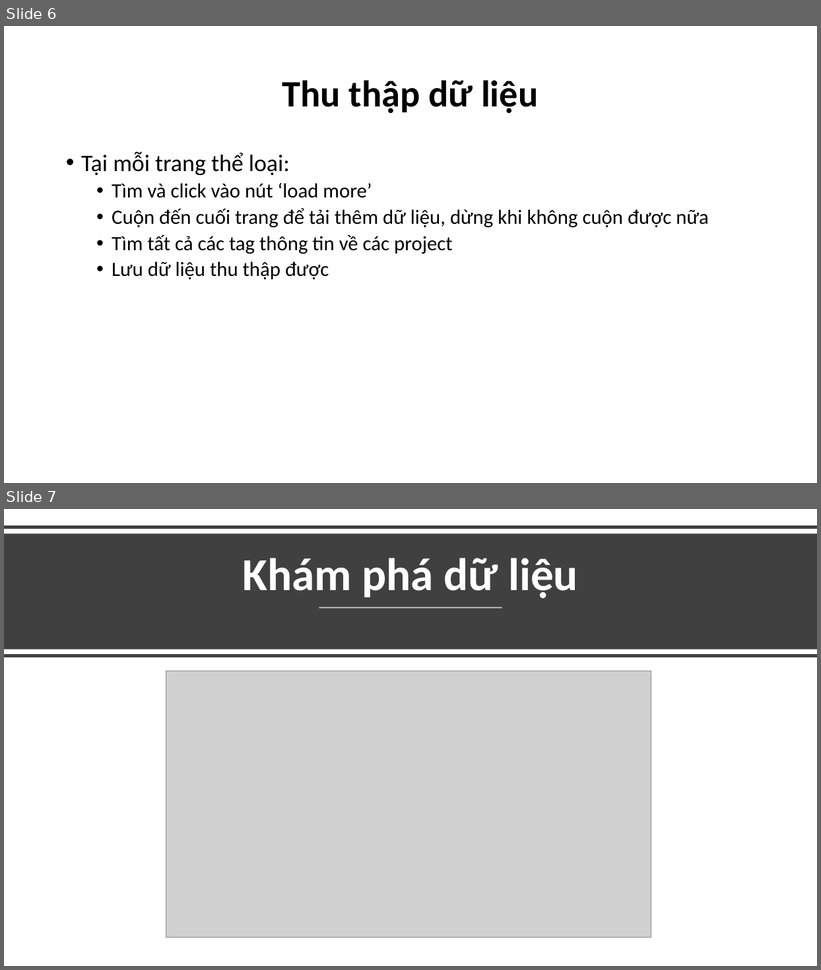
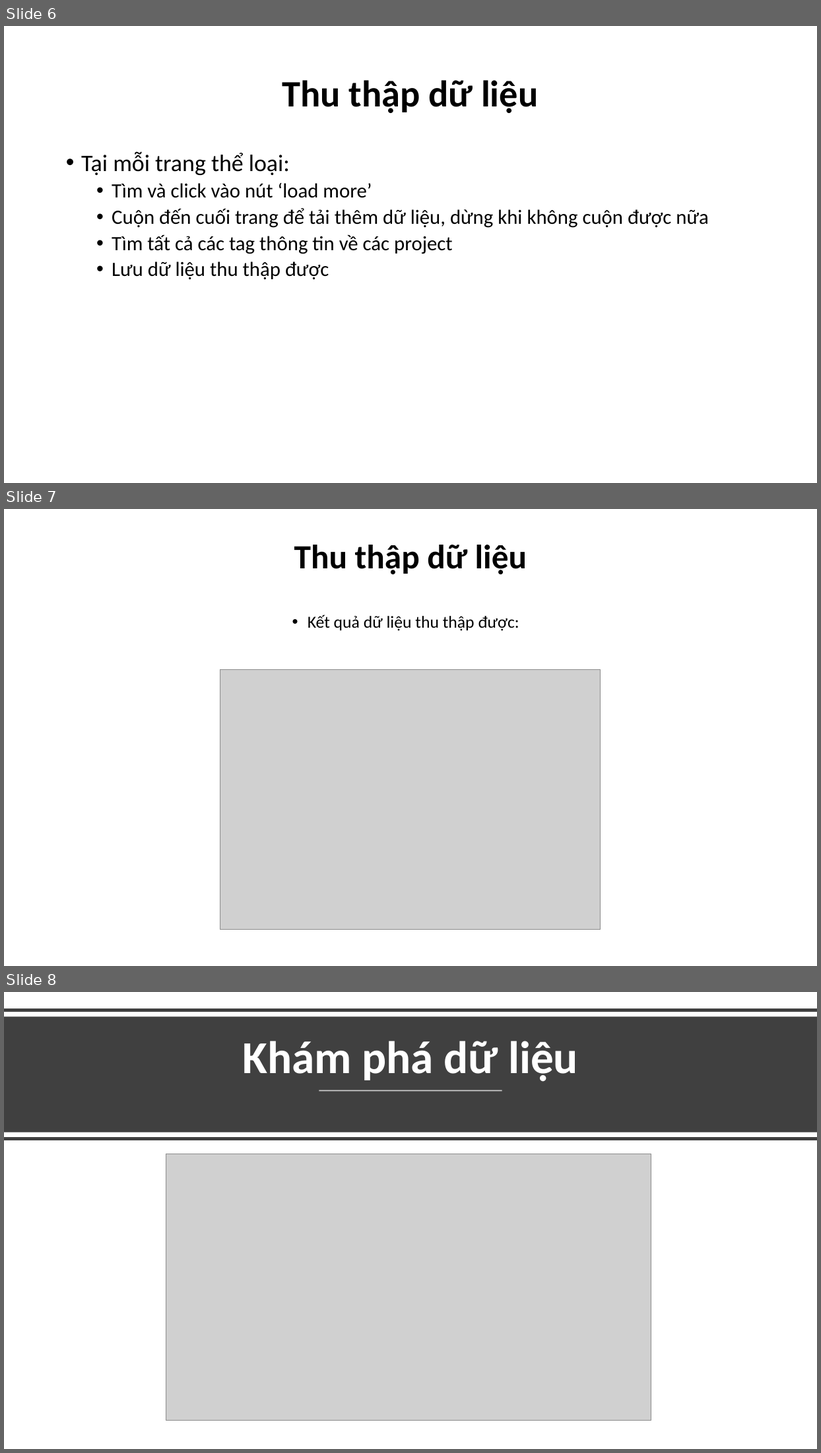
Before and after one commit to XQuyTran/DataScience_Project_HCMUS, a slide deck: presentation/Slide.pptx. Shown one above the other, each under a label of ours: slides 6 and 7 before the commit, slides 6, 7 and 8 after it. The pictures are 821x970 and 821x1453 pixels, drawn with LibreOffice and Linux fonts; fonts in the diff are those of the drawing; grey boxes stand for pictures. Boxes give left, top, right and bottom in pixels: in the first picture for what was removed or moved away, otherwise in the second. Text is boxed around its words. In the diff, an @@ line names an element or a change of style, - is before the commit and + after.

```diff
--- a/presentation/Slide.pptx
+++ b/presentation/Slide.pptx
@@ slide 7 added at <box>4,509,817,966</box>, background #FFFFFF @@
@@ title added at <box>294,545,527,574</box>, 40 pt, text #000000, bold @@
+Thu thập dữ liệu
@@ text added at <box>308,615,519,631</box>, 20 pt, text #000000 @@
+• Kết quả dữ liệu thu thập được:
@@ picture added at <box>220,669,601,929</box> @@
@@ what was slide 7 is now slide 8 @@
```
